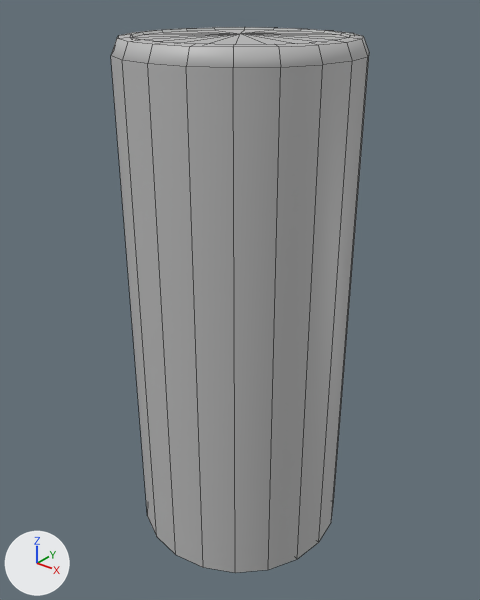
Before and after pictures for a commit that changed the FBX model Assets/3D Assets/ProjectileTower_Capacitor.fbx.
Rendered twice from a camera (50 mm lens) standing at (-0.0036, 0.0487, 0.0336) and looking at (-0.0255, 0.0762, 0.0166). Lighting does not change. The marker at lower left points along +X, +Y and +Z. Mesh edges are drawn as thin lines. Where no turn or scale is listed for an object, it has been applied to the vertices.

Objects in the first picture: 'ProjectileTower_Capacitor'.
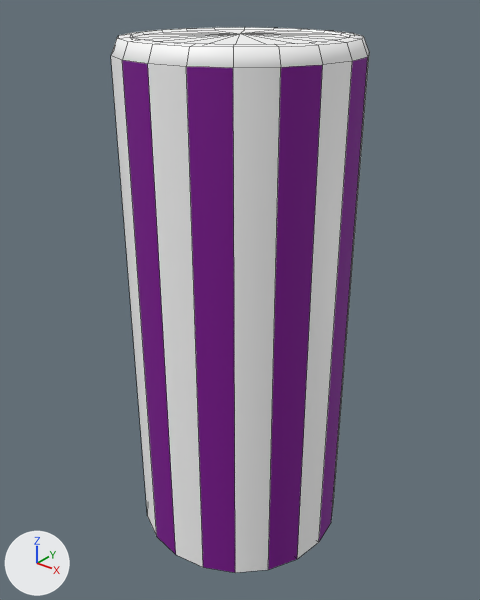
The newer file is also turned or shifted as a whole; pictures and numbers use the older file's frame.

What changed in the scene script:
```text
Add mat_capacitor_shader01:
    mat_capacitor_shader01 = principled_material('capacitor_shader01')
    mat_capacitor_shader01.base_color = (0.204, 0.0, 0.284)  # purple #7d0091
    mat_capacitor_shader01.roughness = 0.749
Add mat_base_white:
    mat_base_white = principled_material('base_white')
    mat_base_white.base_color = (1.0, 1.0, 1.0)  # white #ffffff
    mat_base_white.roughness = 0.519
Change me_mesh:
    where me_mesh.from_pydata(...)  # 102 vertices, 120 faces; spans x -0.0063..0.0063, y -0.0063..0.0063, z -0.0147..0.0147
    used by ob_projectiletower_capacitor; location = (-0.02544, 0.07609, 0.01634)
    me_mesh part 1: 110 of the faces centred in x -0.0062..0.0062, y -0.0062..0.0062, z -0.0147..0.0147 switch from mat_lambert1 (grey #bcbcbc) to mat_base_white (white #ffffff)
    me_mesh part 2: 3 of the faces centred in x -0.0062..-0.001, y -0.0062..-0.001, z -0.0004 switch from mat_lambert1 (grey #bcbcbc) to mat_capacitor_shader01 (purple #7d0091)
    me_mesh part 3: 3 of the faces centred in x 0.001..0.0062, y 0.001..0.0062, z -0.0004 switch from mat_lambert1 (grey #bcbcbc) to mat_capacitor_shader01 (purple #7d0091)
    me_mesh part 4: 2 of the faces centred in x 0.0028..0.0056, y -0.0056..-0.0028, z -0.0004 switch from mat_lambert1 (grey #bcbcbc) to mat_capacitor_shader01 (purple #7d0091)
```

Where the change shows, as pixel boxes [x1, y1, x2, y2] in the pictures (480 x 600 px):
part 1 of me_mesh, recoloured
    both: [111, 27, 369, 573]
part 2 of me_mesh, recoloured (grey to purple)
    both: [122, 60, 176, 554]
part 3 of me_mesh, recoloured (grey to purple)
    both: [319, 57, 368, 541]
part 4 of me_mesh, recoloured (grey to purple)
    both: [186, 65, 323, 573]
